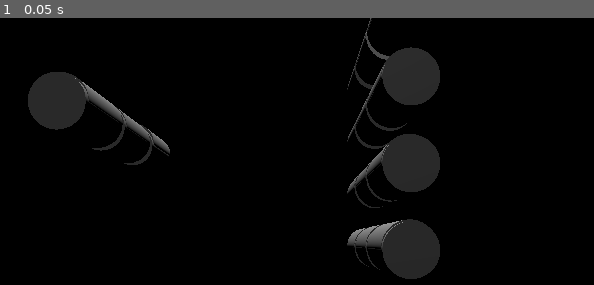
Above: before the commit, frame 1.
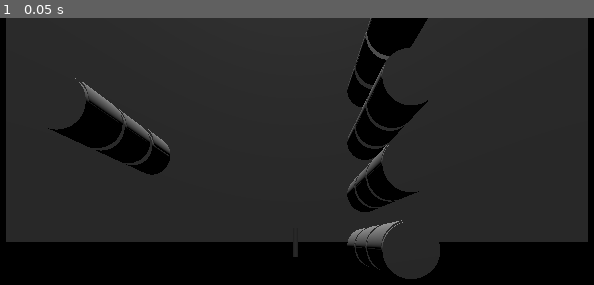
Above: after the commit, the same moment.

Repository: NonstickBoat/rwr
Game: Godot game, scene res://node_3d.tscn
The game is run twice, just before and just after one commit, with the same random seed, the same clock (stepped at 60 frames per second) and the same inputs.
Inputs:
- Up to frame 1 (0.05 s): no input

The runs differ from the first frame. In frame 1, 68% of the frame differs, in the area x 1-99%, y 0-90%.

Commit message:
Dodano Sciany

Diff:
--- a/project_files/node_3d.tscn
+++ b/project_files/node_3d.tscn
@@ -23,6 +23,12 @@
 [sub_resource type="BoxShape3D" id="BoxShape3D_jftnv"]
 size = Vector3(20, 0.1, 20)
 
+[sub_resource type="BoxMesh" id="BoxMesh_owoot"]
+size = Vector3(20, 10, 0.1)
+
+[sub_resource type="BoxShape3D" id="BoxShape3D_t5byu"]
+size = Vector3(20, 10, 0.1)
+
 [sub_resource type="BoxMesh" id="BoxMesh_uhxbu"]
 size = Vector3(0.1, 0.1, 0.1)
 
@@ -56,7 +62,6 @@
 [node name="Level" type="Node3D" parent="."]
 
 [node name="MeshInstance3D" type="MeshInstance3D" parent="Level"]
-layers = 2
 material_override = ExtResource("2_qpfwu")
 mesh = SubResource("PlaneMesh_4d6p1")
 
@@ -64,6 +69,42 @@
 
 [node name="CollisionShape3D" type="CollisionShape3D" parent="Level/MeshInstance3D/StaticBody3D"]
 shape = SubResource("BoxShape3D_jftnv")
+
+[node name="MeshInstance3D2" type="MeshInstance3D" parent="Level"]
+transform = Transform3D(1, 0, 0, 0, 1, 0, 0, 0, 1, 0, 5, 8.856)
+mesh = SubResource("BoxMesh_owoot")
+
+[node name="StaticBody3D" type="StaticBody3D" parent="Level/MeshInstance3D2"]
+
+[node name="CollisionShape3D" type="CollisionShape3D" parent="Level/MeshInstance3D2/StaticBody3D"]
+shape = SubResource("BoxShape3D_t5byu")
+
+[node name="MeshInstance3D3" type="MeshInstance3D" parent="Level"]
+transform = Transform3D(-4.37114e-08, 0, 1, 0, 1, 0, -1, 0, -4.37114e-08, 10, 5, -1.5478)
+mesh = SubResource("BoxMesh_owoot")
+
+[node name="StaticBody3D" type="StaticBody3D" parent="Level/MeshInstance3D3"]
+
+[node name="CollisionShape3D" type="CollisionShape3D" parent="Level/MeshInstance3D3/StaticBody3D"]
+shape = SubResource("BoxShape3D_t5byu")
+
+[node name="MeshInstance3D4" type="MeshInstance3D" parent="Level"]
+transform = Transform3D(1, 0, 0, 0, 1, 0, 0, 0, 1, 0, 5, -10)
+mesh = SubResource("BoxMesh_owoot")
+
+[node name="StaticBody3D" type="StaticBody3D" parent="Level/MeshInstance3D4"]
+
+[node name="CollisionShape3D" type="CollisionShape3D" parent="Level/MeshInstance3D4/StaticBody3D"]
+shape = SubResource("BoxShape3D_t5byu")
+
+[node name="MeshInstance3D5" type="MeshInstance3D" parent="Level"]
+transform = Transform3D(-4.37114e-08, 0, 1, 0, 1, 0, -1, 0, -4.37114e-08, -9.88966, 5, -1)
+mesh = SubResource("BoxMesh_owoot")
+
+[node name="StaticBody3D" type="StaticBody3D" parent="Level/MeshInstance3D5"]
+
+[node name="CollisionShape3D" type="CollisionShape3D" parent="Level/MeshInstance3D5/StaticBody3D"]
+shape = SubResource("BoxShape3D_t5byu")
 
 [node name="XROrigin3D" type="XROrigin3D" parent="."]
 script = ExtResource("3_qoek3")
@@ -227,11 +268,8 @@
 
 [node name="TeleporterRay" type="RayCast3D" parent="XROrigin3D/RightController"]
 target_position = Vector3(0, 0, -10)
-collision_mask = 2
-collide_with_areas = true
 
 [node name="MeshInstance3D" type="MeshInstance3D" parent="XROrigin3D/RightController/TeleporterRay"]
-visible = false
 mesh = SubResource("BoxMesh_cx1cd")
 
 [node name="TeleporterMarker" type="MeshInstance3D" parent="XROrigin3D/RightController"]
Not shown: 1 places in project_files/node_3d.tscn that only renumber resources
Not shown, changed: docs/index.html
Not shown, changed: docs/index.pck
